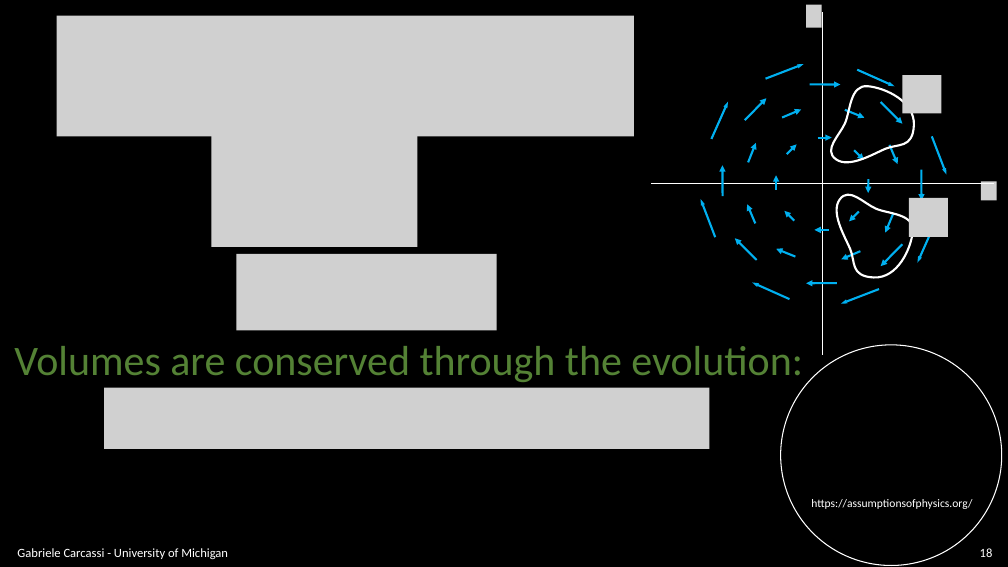
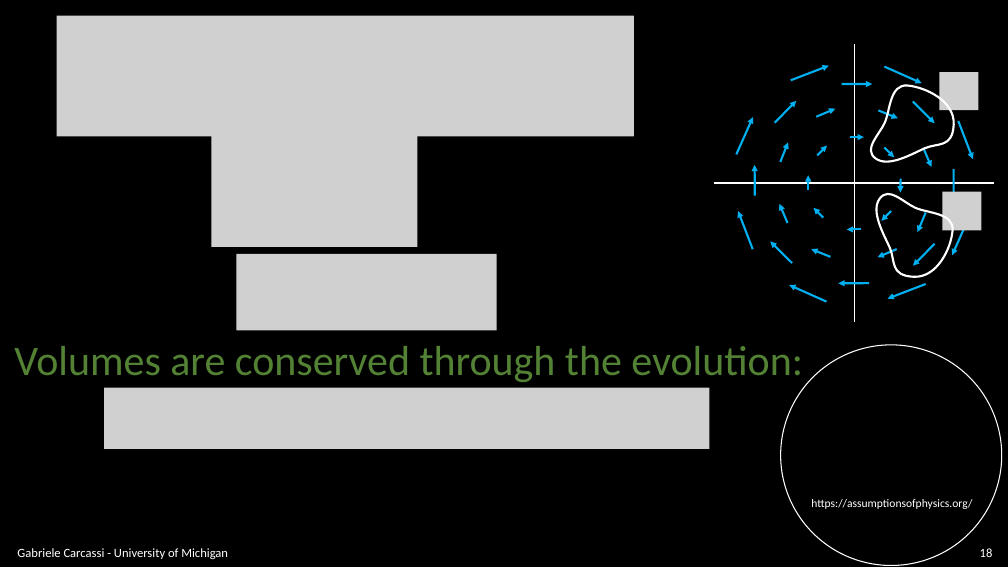
Before and after one commit to assumptionsofphysics/slides, a slide deck: slide 18 of BookCompanions-v2/RP-Class-3.pptx. Drawn at 1008x567 pixels with LibreOffice and Linux fonts; fonts in the diff are those of the drawing; grey boxes stand for pictures; background and template pictures are left out. Boxes give left, top, right and bottom in pixels: in the first picture for what was removed or moved away, otherwise in the second. Text is boxed around its words. In the diff, an @@ line names an element or a change of style, - is before the commit and + after.

```diff
--- a/BookCompanions-v2/RP-Class-3.pptx
+++ b/BookCompanions-v2/RP-Class-3.pptx
@@ picture removed at [806,5,822,28] @@
@@ line moved from (823, 12) - (823, 355) to (854, 44) - (854, 322) @@
@@ arrow moved from (766, 79) - (804, 64) to (791, 80) - (829, 66) @@
@@ freeform shape: place and size @@
-freeform shape at [831,86,914,163]
+freeform shape at [871,85,954,162]
@@ arrow moved from (858, 70) - (895, 86) to (885, 67) - (922, 83) @@
@@ picture removed at [903,75,942,113] @@
@@ picture added at [940,72,979,110] @@
@@ arrow moved from (712, 139) - (728, 101) to (737, 154) - (753, 117) @@
@@ arrow moved from (745, 120) - (767, 98) to (775, 123) - (796, 101) @@
@@ 9 arrows: place and size @@
-9 arrows at [723,85,922,266]
+9 arrows at [755,84,954,265]
@@ arrow moved from (854, 150) - (864, 160) to (885, 147) - (895, 157) @@
@@ arrow moved from (890, 145) - (898, 164) to (923, 148) - (932, 167) @@
@@ arrow moved from (932, 136) - (947, 175) to (959, 121) - (973, 159) @@
@@ 11 arrows: place and size @@
-11 arrows at [747,110,894,299]
+11 arrows at [780,109,926,302]
@@ line moved from (994, 184) - (651, 184) to (994, 183) - (715, 183) @@
@@ arrow moved from (795, 221) - (785, 211) to (823, 218) - (814, 208) @@
@@ freeform shape: place and size @@
-freeform shape at [837,195,913,278]
+freeform shape at [877,194,953,277]
@@ picture removed at [909,198,948,237] @@
@@ picture added at [943,191,982,231] @@
@@ picture removed at [982,181,997,200] @@
@@ arrow moved from (715, 237) - (701, 199) to (753, 250) - (738, 211) @@
@@ arrow moved from (935, 225) - (918, 262) to (969, 218) - (952, 256) @@
@@ arrow moved from (757, 260) - (735, 238) to (792, 263) - (771, 241) @@
@@ arrow moved from (879, 289) - (841, 304) to (926, 284) - (888, 299) @@
```
Also in this commit, not shown: 30 other slides changed, 6 slides added, 1 slide removed.
